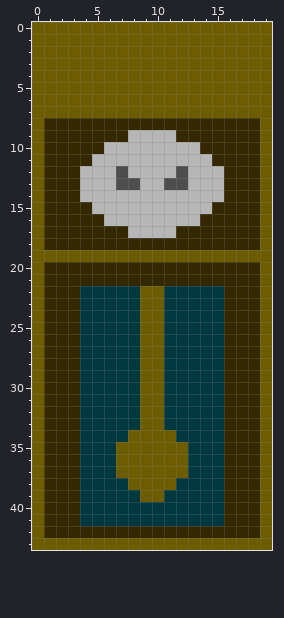
Pixel-art sprite, stored at assets/enemies/relogio.png. Above: the version before the commit.
The file is 20x44 pixels.
Now the later version:
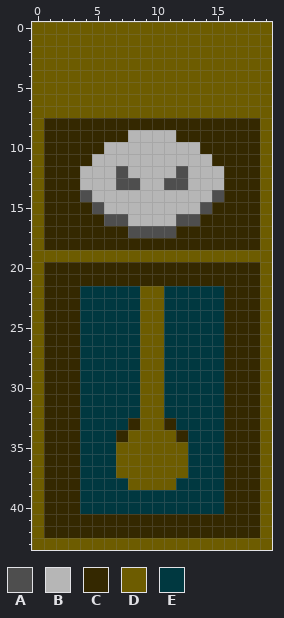
Palette (. is transparent): A #4e4e4e  B #b6b6b6  C #342800  D #6d5c00  E #003840
Difference:
Colour B becomes colour A in row 14 at x 4 and 15; in row 15 at x 5 and 14; in row 16 at x 6 to 7 and 12 to 13; in row 17 at x 8 to 11.
Colour E becomes colour C in row 33 at x 8 and 11; in row 34 at x 7 and 12; in row 41 at x 4 to 15.
Colour D becomes colour E in row 39 at x 9 to 10.
Boxes around the changes in both pictures, in picture pixels (x1, y1, x2, y2):
changed: (80, 190, 224, 238)
changed: (116, 418, 188, 442)
changed: (80, 490, 224, 526)
